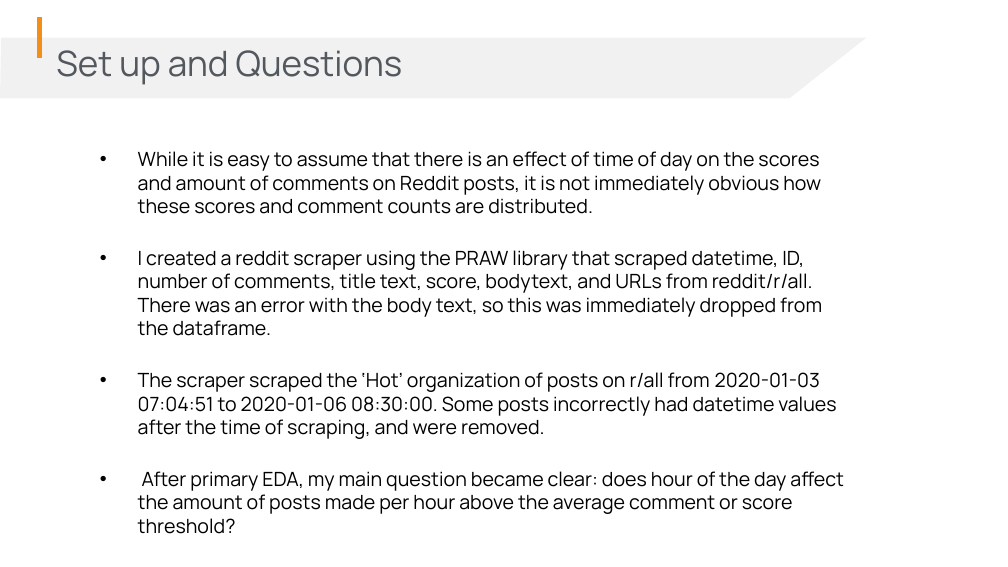
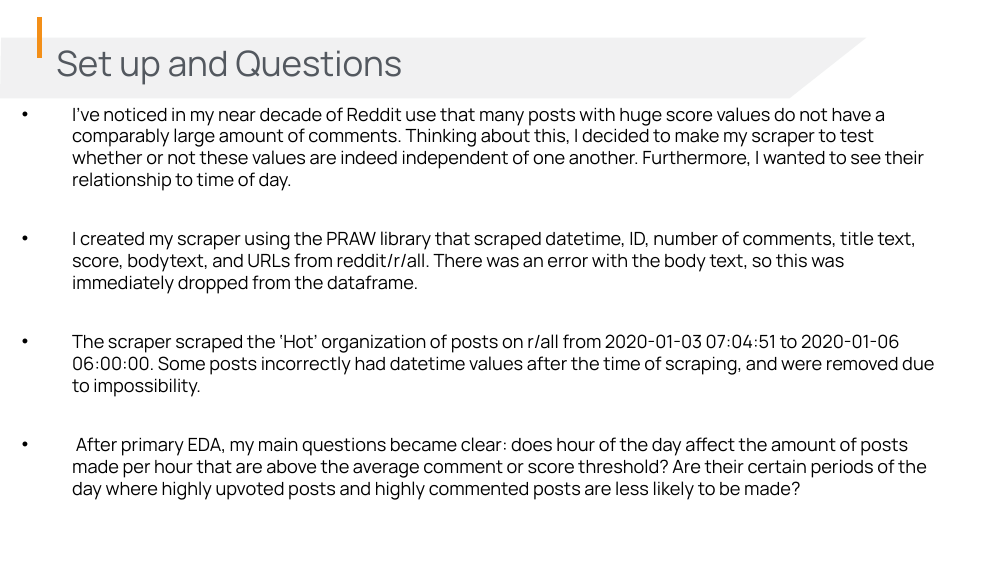
Before and after one commit to Jameshskelton/Simple-Reddit-Scraper, a slide deck: slide 3 of G103-capstone-1-pres-draft-1.pptx. Drawn at 1008x567 pixels with LibreOffice and Linux fonts; fonts in the diff are those of the drawing; background and template pictures are left out. Boxes give left, top, right and bottom in pixels: in the first picture for what was removed or moved away, otherwise in the second. Text is boxed around its words. In the diff, an @@ line names an element or a change of style, - is before the commit and + after.

```diff
--- a/G103-capstone-1-pres-draft-1.pptx
+++ b/G103-capstone-1-pres-draft-1.pptx
@@ text at box(72, 107, 934, 500): text changed; size 14 to 13 pt @@
-• While it is easy to assume that there is an effect of time of day on the scores and amount of comments on Reddit posts, it is not immediately obvious how these scores and comment counts are distributed.
-• I created a reddit scraper using the PRAW library that scraped datetime, ID, number of comments, title text, score, bodytext, and URLs from reddit/r/all. There was an error with the body text, so this was immediately dropped from the dataframe.
-• The scraper scraped the ‘Hot’ organization of posts on r/all from 2020-01-03 07:04:51 to 2020-01-06 08:30:00. Some posts incorrectly had datetime values after the time of scraping, and were removed.
-• After primary EDA, my main question became clear: does hour of the day affect the amount of posts made per hour above the average comment or score threshold?
+• I’ve noticed in my near decade of Reddit use that many posts with huge score values do not have a comparably large amount of comments. Thinking about this, I decided to make my scraper to test whether or not these values are indeed independent of one another. Furthermore, I wanted to see their relationship to time of day.
+• I created my scraper using the PRAW library that scraped datetime, ID, number of comments, title text, score, bodytext, and URLs from reddit/r/all. There was an error with the body text, so this was immediately dropped from the dataframe.
+• The scraper scraped the ‘Hot’ organization of posts on r/all from 2020-01-03 07:04:51 to 2020-01-06 06:00:00. Some posts incorrectly had datetime values after the time of scraping, and were removed due to impossibility.
+• After primary EDA, my main questions became clear: does hour of the day affect the amount of posts made per hour that are above the average comment or score threshold? Are their certain periods of the day where highly upvoted posts and highly commented posts are less likely to be made?
```
Also in this commit, not shown: 3 other slides changed, 1 other file.
